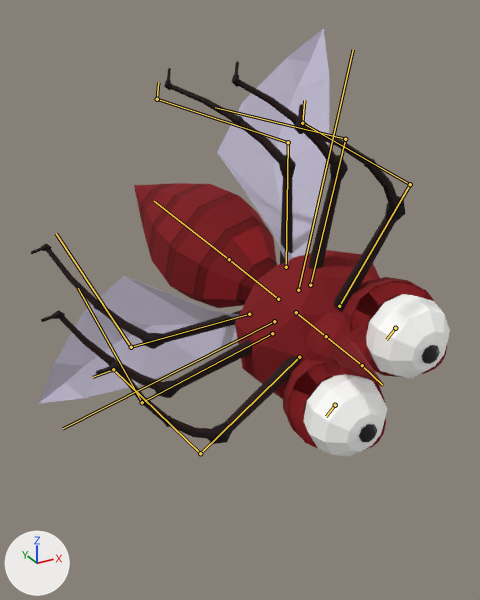
The Blender file art_source/unity/characters/mosquito/LMS_Mosquito_alpha.blend, before and after one commit.
Rendered twice from a 50 mm camera at (-0.323, -0.44, 0.335) aimed at (-0.036, 0.083, 0.074). Lighting does not change. The marker at lower left points along +X, +Y and +Z. The first picture is the older version. Both versions are drawn at frame 3 of the action 'Mosquito_Recover'; the numbers are the values there. The bones that change, and the others that lie on the model, are drawn over the model as lines.

Objects in the first picture: 'MosquitoMembranes', 'MosquitoSkin', 'MosquitoVeins'.
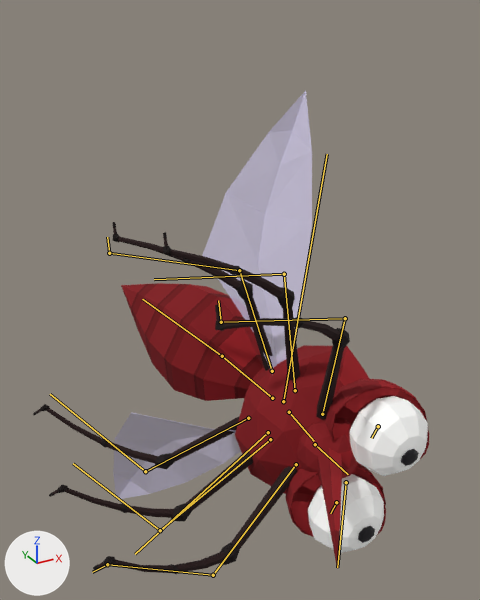
The change in detail:
Bone 'Thorax' (bone_thorax) moves from (0.016, 0.0042, -0.0262) to (0.0193, 0.0163, -0.1305).
Bone 'Thorax' (bone_thorax) turns from (-11, -132, 3) to (-14, -117, 6) degrees about its own x, y and z.
Bone 'Abdomen01' (bone_abdomen01) turns from (-23, 0, 0) to (-20, 0, 0) degrees about its own x, y and z.
Bone 'Wing.L' (bone_wing_l) turns from (-13, -5, -31) to (-8, -9, -25) degrees about its own x, y and z.
Bone 'Leg101.L' (bone_leg101_l) turns from (6, 8, 25) to (5, 7, 21) degrees about its own x, y and z.
Bone 'Leg102.L' (bone_leg102_l) turns from (-5, -15, -43) to (-5, -12, -36) degrees about its own x, y and z.
Bone 'Leg103.L' (bone_leg103_l) turns from (-1, -19, 12) to (-1, -16, 11) degrees about its own x, y and z.
Bone 'Leg201.L' (bone_leg201_l) turns from (6, 4, 14) to (5, 3, 12) degrees about its own x, y and z.
Bone 'Leg202.L' (bone_leg202_l) turns from (-12, -3, -33) to (-10, -2, -27) degrees about its own x, y and z.
Bone 'Leg301.L' (bone_leg301_l) turns from (6, 1, 14) to (6, 1, 12) degrees about its own x, y and z.
Bone 'Leg302.L' (bone_leg302_l) turns from (-16, 6, -35) to (-13, 6, -29) degrees about its own x, y and z.
Bone 'Wing.R' (bone_wing_r) turns from (-13, 5, 31) to (-8, 9, 25) degrees about its own x, y and z.
Bone 'Leg101.R' (bone_leg101_r) turns from (6, -5, -24) to (5, -3, -20) degrees about its own x, y and z.
Bone 'Leg102.R' (bone_leg102_r) turns from (-8, 20, 42) to (-9, 17, 35) degrees about its own x, y and z.
Bone 'Leg201.R' (bone_leg201_r) turns from (6, 0, -13) to (5, 1, -11) degrees about its own x, y and z.
Bone 'Leg202.R' (bone_leg202_r) turns from (-16, 8, 31) to (-14, 7, 25) degrees about its own x, y and z.
Bone 'Leg301.R' (bone_leg301_r) turns from (6, 3, -14) to (6, 4, -12) degrees about its own x, y and z.
Bone 'Leg302.R' (bone_leg302_r) turns from (-20, 0, 33) to (-17, -1, 27) degrees about its own x, y and z.
Bone 'Leg303.R' (bone_leg303_r) turns from (5, 20, -10) to (5, 16, -8) degrees about its own x, y and z.

Boxes [x1, y1, x2, y2] around the edits, measured in the pictures (480 x 600 px):
'MosquitoSkin', posed (11% shorter): before [31, 61, 450, 456]; after [33, 222, 429, 574]
'MosquitoMembranes', posed (32% narrower, 9% taller): before [38, 28, 329, 404]; after [113, 90, 312, 500]
'MosquitoVeins', posed (30% narrower, 16% taller): before [44, 55, 330, 401]; after [113, 97, 312, 500]
bone 'Thorax', root to tip: before (296, 312) to (324, 335); after (289, 412) to (314, 441)
bone 'Abdomen01', root to tip: before (278, 299) to (229, 259); after (272, 398) to (222, 356)
bone 'Wing.L', root to tip: before (274, 321) to (63, 428); after (268, 432) to (135, 554)
bone 'Leg101.L', root to tip: before (299, 357) to (200, 453); after (296, 464) to (213, 575)
bone 'Leg102.L', root to tip: before (200, 453) to (113, 369); after (213, 575) to (107, 564)
bone 'Leg103.L', root to tip: before (113, 369) to (93, 377); after (107, 564) to (92, 572)
bone 'Leg201.L', root to tip: before (272, 333) to (142, 402); after (270, 439) to (160, 530)
bone 'Leg202.L', root to tip: before (142, 402) to (78, 288); after (160, 530) to (73, 463)
bone 'Leg301.L', root to tip: before (249, 314) to (131, 347); after (248, 418) to (145, 471)
bone 'Leg302.L', root to tip: before (131, 347) to (56, 233); after (145, 471) to (50, 394)
bone 'Wing.R', root to tip: before (298, 290) to (353, 49); after (283, 401) to (327, 154)
bone 'Leg101.R', root to tip: before (339, 306) to (410, 184); after (322, 414) to (345, 318)
bone 'Leg102.R', root to tip: before (410, 184) to (302, 123); after (345, 318) to (221, 322)
bone 'Leg201.R', root to tip: before (310, 285) to (345, 139); after (295, 390) to (284, 274)
bone 'Leg202.R', root to tip: before (345, 139) to (215, 107); after (284, 274) to (154, 279)
bone 'Leg301.R', root to tip: before (286, 267) to (288, 142); after (272, 371) to (239, 270)
bone 'Leg302.R', root to tip: before (288, 142) to (157, 99); after (239, 270) to (109, 253)
bone 'Leg303.R', root to tip: before (157, 99) to (158, 82); after (109, 253) to (107, 237)
